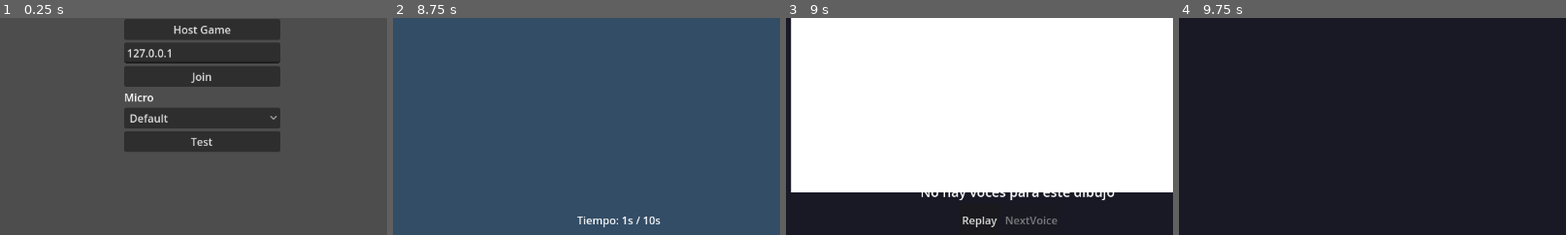
Above: before the commit, frames 1-4 (left to right).
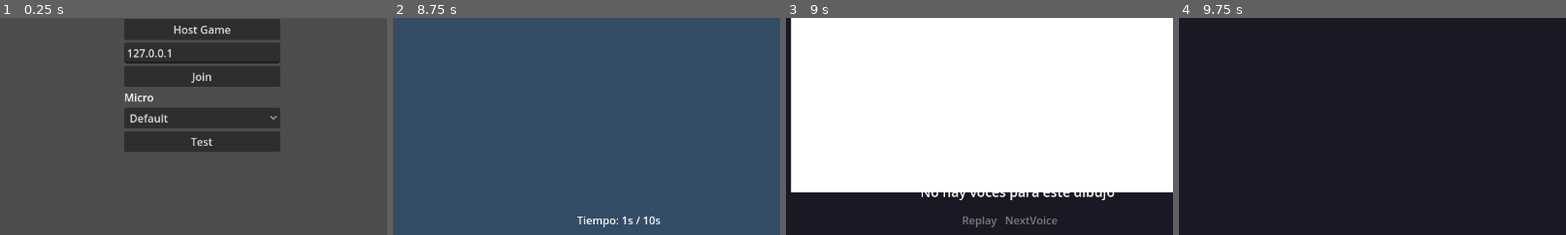
Above: after the commit, the same moments.

Repository: NHerreroo/VoiceActorGame
Game: Godot game, scene res://scenes/Main.tscn
Same seed, same stepped clock (60 frames per second), same inputs: the game is played once before the commit and once after it.
Inputs:
- Up to frame 1 (0.25 s): no input
- Up to frame 2 (8.75 s): click "Default" at 0.5 s; click "Test" at 1.25 s; click "Default" at 2 s; click "Test" at 2.75 s; click "Default" at 3.5 s; click "Test" at 4.25 s; click "Host Game" at 5 s; click "Start" at 5.75 s; click "Finish" at 6.5 s; click "🎤 Grabar" at 7.25 s; click "⏹️ Parar" at 8 s
- Up to frame 3 (9 s): click "Terminar Ronda" at 8.75 s
- Up to frame 4 (9.75 s): click "⏭️ Siguiente Dibujo" at 9.5 s
The pictures show only the part of the screen within x 20-70%, y 28-78%; the shares and areas given below are measured in that part.

Frames 1-2 are identical in both runs. In frame 3, 0.2% of the frame differs, in the area x 45-55%, y 91-97%; in frame 4, nothing differs.

Commit message:
Finalmênch

Diff:
--- a/autoload/GameManager.gd
+++ b/autoload/GameManager.gd
@@ -179,6 +179,9 @@
 	return voices[drawing_id].keys()
 
 # NUEVO: Obtener el audio actual del Recap
+# EN GameManager.gd, MODIFICAR LA FUNCIÓN get_current_recap_voice:
+
+# NUEVO: Obtener el audio actual del Recap
 func get_current_recap_voice() -> PackedByteArray:
 	var drawing_id = get_current_recap_drawing_id()
 	var voice_owner_id = get_current_recap_voice_owner_id()
@@ -186,7 +189,15 @@
 	if drawing_id == -1 or voice_owner_id == -1:
 		return PackedByteArray()
 
-	return get_voice_for_drawing_by_player(drawing_id, voice_owner_id)
+	var audio_data = get_voice_for_drawing_by_player(drawing_id, voice_owner_id)
+
+	if audio_data.size() == 0:
+		print("ADVERTENCIA: No se encontró audio para dibujo ", drawing_id, " de jugador ", voice_owner_id)
+		# Mostrar qué voces están disponibles para debugging
+		if voices.has(drawing_id):
+			print("Voces disponibles para este dibujo: ", voices[drawing_id].keys())
+
+	return audio_data
 
 func add_voice_assignment(drawing_id: int, voice_owner_id: int):
 	if not voice_assignments.has(drawing_id):
--- a/scripts/recap.gd
+++ b/scripts/recap.gd
@@ -37,9 +37,15 @@
 	# Configurar botones de rating
 	setup_rating_buttons()
 
+	# Configurar botones de interacción
+	replay_button.pressed.connect(_on_replay_button_pressed)
+	next_voice_button.pressed.connect(_on_next_voice_button_pressed)
+	next_drawing_button.pressed.connect(_on_next_drawing_button_pressed)
+
 	# Si es el host, inicializar el Recap
 	if GameManager.is_host:
 		GameManager.setup_recap()
+		print("Host: Recap configurado con ", GameManager.recap_drawing_ids.size(), " dibujos")
 		# Mostrar el primer dibujo a todos los jugadores
 		show_current_drawing_to_all()
 
@@ -116,10 +122,11 @@
 		var voice_owners = GameManager.get_voice_owners_for_drawing(drawing_id)
 		print("Mostrando dibujo ", drawing_id, " con ", voice_owners.size(), " voces")
 
-		# Enviar a todos los jugadores
+		# Mostrar localmente primero
+		show_current_drawing()
+
+		# Luego enviar a todos los jugadores
 		rpc("show_drawing_rpc", drawing_id)
-		# Mostrar localmente también
-		show_current_drawing()
 
 @rpc("any_peer", "call_local")
 func show_drawing_rpc(drawing_id: int):
@@ -182,12 +189,18 @@
 	# Actualizar botones de rating
 	update_rating_buttons()
 
+func _on_replay_button_pressed():
+	play_current_voice()
+
 func play_current_voice():
 	var voice_data = GameManager.get_current_recap_voice()
 
 	if voice_data.size() == 0:
 		status_label.text = "No hay audio para reproducir"
-		return
+		print("ERROR: Datos de audio vacíos")
+		return
+
+	print("Reproduciendo audio de ", voice_data.size(), " bytes")
 
 	# Detener cualquier reproducción en curso
 	if audio_player.playing:
@@ -196,6 +209,8 @@
 	# Crear stream de audio
 	var audio_stream = AudioStreamWAV.new()
 	audio_stream.data = voice_data
+
+	# Configurar el formato correctamente
 	audio_stream.format = AudioStreamWAV.FORMAT_16_BITS
 	audio_stream.mix_rate = 44100
 	audio_stream.stereo = true
@@ -206,13 +221,12 @@
 
 	var voice_owner_id = GameManager.get_current_recap_voice_owner_id()
 	status_label.text = "Reproduciendo voz de Jugador " + str(voice_owner_id) + "..."
+	print("Iniciando reproducción de voz de jugador ", voice_owner_id)
 
 	# Esperar a que termine
 	await audio_player.finished
 	status_label.text = "Audio terminado"
-
-func _on_replay_button_pressed():
-	play_current_voice()
+	print("Reproducción completada")
 
 func _on_next_voice_button_pressed():
 	if not GameManager.is_host:
@@ -223,6 +237,7 @@
 
 	# Pasar a la siguiente voz
 	if GameManager.next_recap_voice():
+		print("Avanzando a siguiente voz")
 		# Enviar a todos los jugadores
 		rpc("show_next_voice_rpc")
 		# Mostrar localmente
@@ -286,10 +301,12 @@
 
 	# Avanzar al siguiente dibujo
 	if GameManager.next_recap_drawing():
+		print("Avanzando a siguiente dibujo")
 		# Mostrar el nuevo dibujo a todos los jugadores
 		show_current_drawing_to_all()
 	else:
 		# Todos los dibujos revisados, mostrar resultados
+		print("Mostrando resultados finales")
 		show_final_results_to_all()
 
 # Mostrar resultados finales a todos
@@ -360,5 +377,6 @@
 
 func _on_finalize_game():
 	# Volver al lobby o reiniciar
+	print("Finalizando juego, volviendo al lobby...")
 	GameManager.reset_game()
 	get_tree().change_scene_to_file("res://scenes/Lobby.tscn")
--- a/scripts/voice_round.gd
+++ b/scripts/voice_round.gd
@@ -189,15 +189,18 @@
 		voice_finished = true
 		finish_voice_round()
 
+# EN voice_round.gd, REEMPLAZAR LA FUNCIÓN save_voice_for_drawing:
+
 func save_voice_for_drawing(drawing_id: int):
 	if current_audio_data.size() == 0:
 		print("ADVERTENCIA: No hay audio para guardar para el dibujo ", drawing_id)
 		# Crear audio vacío de prueba
 		current_audio_data = create_silent_audio()
+		print("Audio de silencio creado: ", current_audio_data.size(), " bytes")
 
 	# Guardar localmente
 	GameManager.save_local_voice(drawing_id, current_audio_data)
-	print("Voz guardada localmente para dibujo de jugador ", drawing_id)
+	print("Voz guardada localmente para dibujo de jugador ", drawing_id, " (", current_audio_data.size(), " bytes)")
 
 	# Enviar al host
 	var my_id = multiplayer.get_unique_id()
